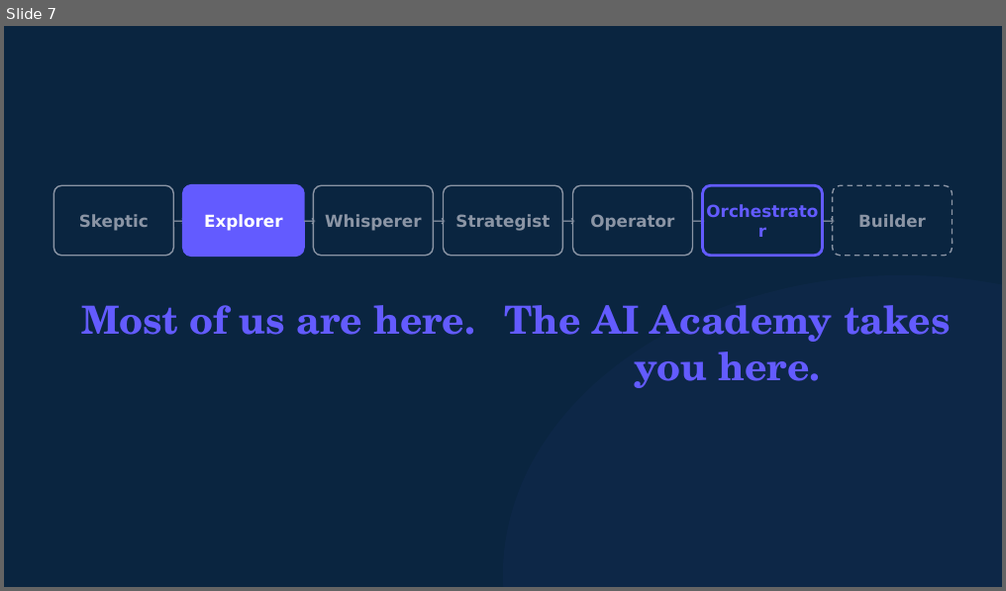
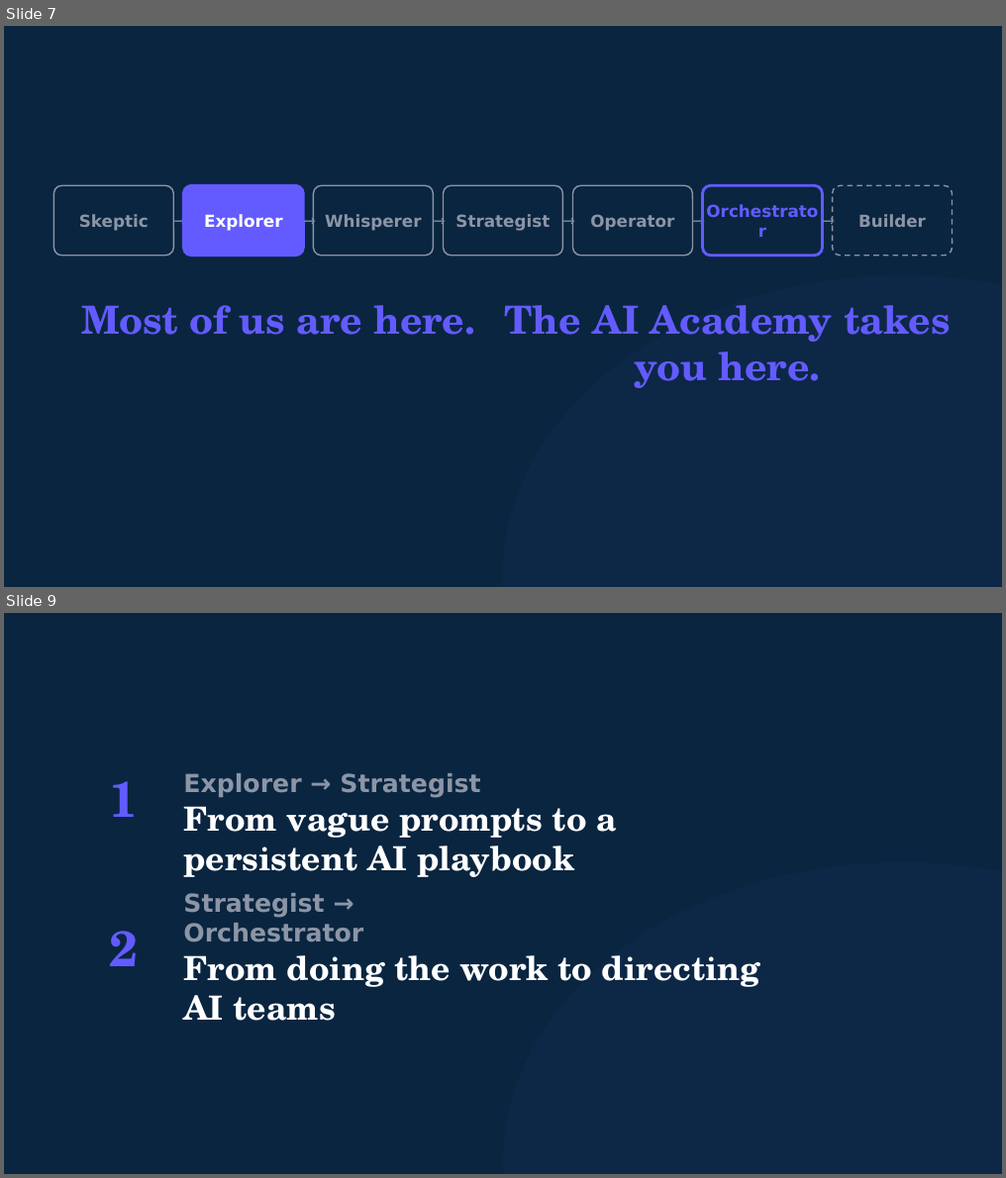
Before and after one commit to michaelengland/ai-best-practices, a slide deck: decks/ai-academy-pitch/ai-academy-pitch.pptx. Shown one above the other, each under a label of ours: slide 7 before the commit, slides 7 and 9 after it; the slides between them are not shown. The pictures are 1006x591 and 1006x1178 pixels, drawn with LibreOffice and Linux fonts; fonts in the diff are those of the drawing. Boxes give left, top, right and bottom in pixels: in the first picture for what was removed or moved away, otherwise in the second. Text is boxed around its words. In the diff, an @@ line names an element or a change of style, - is before the commit and + after.

```diff
--- a/decks/ai-academy-pitch/ai-academy-pitch.pptx
+++ b/decks/ai-academy-pitch/ai-academy-pitch.pptx
@@ slide 9 added at [4,613,1002,1174], background #0A2540 @@
@@ text added at [109,781,138,817], 36 pt, text #635BFF, bold @@
+1
@@ text added at [183,773,480,798], 18 pt, text #8B95A5, bold @@
+Explorer → Strategist
@@ text added at [183,797,617,877], 24 pt, text #FFFFFF, bold @@
+From vague prompts to a persistent AI playbook
@@ ellipse added at [503,862,1002,1174], fill #635BFF at 4% opacity @@
@@ text added at [183,893,363,943], 18 pt, text #8B95A5, bold @@
+Strategist → Orchestrator
@@ text added at [109,931,138,966], 36 pt, text #635BFF, bold @@
+2
@@ text added at [183,956,761,1021], 24 pt, text #FFFFFF, bold @@
+From doing the work to directing AI teams
```
Also in this commit, not shown: 3 slides changed, 1 slide removed, 5 other files.
